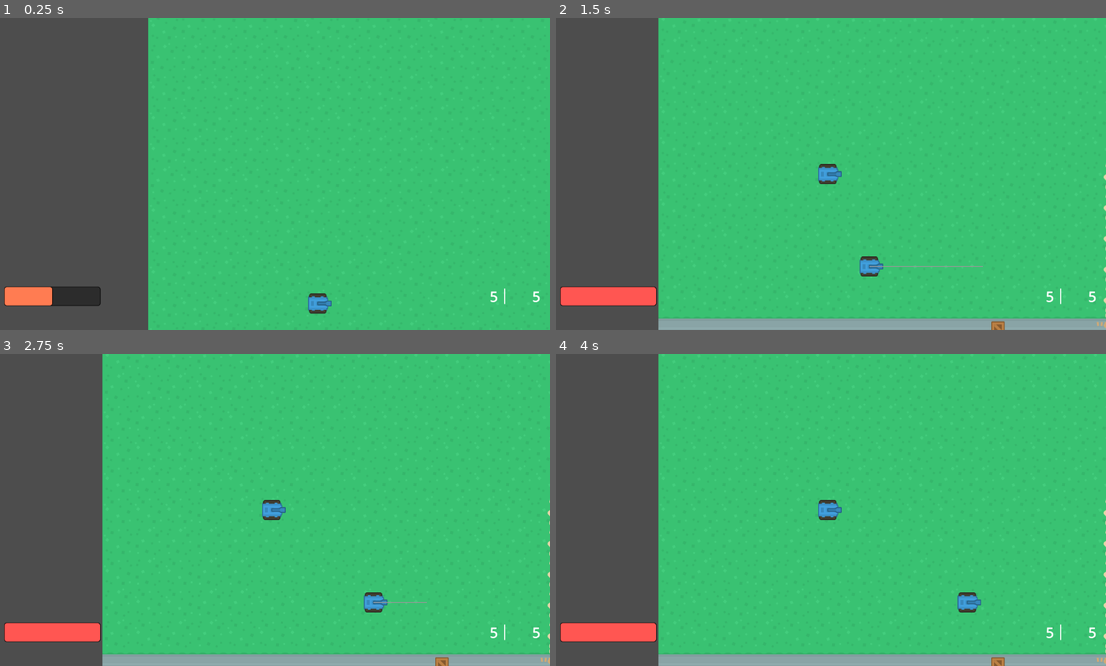
Above: before the commit, frames 1-4 (two rows, left to right).
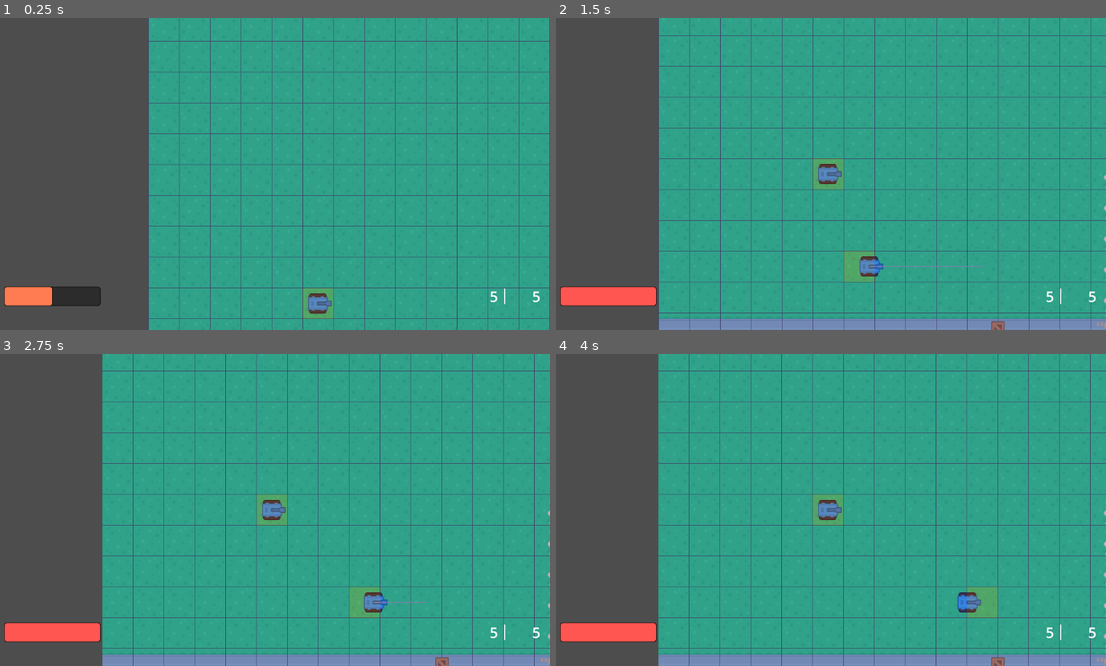
Above: after the commit, the same moments.

Repository: BrianMosbeux/Steel_Storm
Game: Godot game, scene res://scenes/main.tscn
The game is run twice, just before and just after one commit, with the same random seed, the same clock (stepped at 60 frames per second) and the same inputs.
Inputs:
- Up to frame 1 (0.25 s): no input
- Up to frame 2 (1.5 s): no input
- Up to frame 3 (2.75 s): no input
- Up to frame 4 (4 s): no input

The runs differ from the first frame. In frame 1, 73% of the frame differs, in the area x 26-100%, y 0-100%; in frame 2, 81%; in frame 3, 81%, in the area x 18-100%, y 0-100%; in frame 4, 81%.

Commit message:
Create a grid of ColorRect in PathFinding scene to check if a Astargrid2s point is set a solid or not (astar_grid.set_point_solid())
Loop through the tilemap used_cells of layer 0 and draw a rectangle in each tile position
Each colorrect is then referenced in a grid_rect dict variable. dict keys are the map position of each tile in the tilemap (0,0; 0,1; 0,2, ...)
Each the the update_navigation_map() function is called (in _physic_process):
Loop through the grid_rect dict and set the corresponding astargrid point as taversible (solid = false)
also set each grid_rect (grid_rects[i]) color as enable
Loop through all the nodes in group obstacle and do the oposite

Diff:
--- a/scenes/main.tscn
+++ b/scenes/main.tscn
@@ -15,7 +15,8 @@
 [sub_resource type="TileSetAtlasSource" id="TileSetAtlasSource_fwfdd"]
 resource_name = "Ground"
 texture = ExtResource("9_hld7e")
-texture_region_size = Vector2i(64, 64)
+separation = Vector2i(1, 1)
+texture_region_size = Vector2i(63, 63)
 1:0/0 = 0
 1:0/0/terrain_set = 0
 1:0/0/terrain = 0
--- a/scenes/path_finding.tscn
+++ b/scenes/path_finding.tscn
@@ -4,3 +4,6 @@
 
 [node name="PathFinding" type="Node2D"]
 script = ExtResource("1_8xved")
+should_display_grid = true
+
+[node name="Grid" type="Node2D" parent="."]
--- a/scripts/path_finding.gd
+++ b/scripts/path_finding.gd
@@ -1,29 +1,51 @@
 extends Node2D
 class_name PathFinding
 
+
+@export var enabled_color: Color = Color("0000ff55")
+@export var disabled_color: Color = Color("c11f3658")
+@export var should_display_grid: bool = false
+
+var grid_rects := {}
 var tile_map: TileMap
 var astar_grid = AStarGrid2D.new()
 var half_cell_size: Vector2
 
+
+@onready var grid = $Grid
+
+
 func _physics_process(delta):
 	update_navigation_map()
-
 
 func create_astar_grid_2d(tile_map: TileMap):
 	self.tile_map = tile_map
 	astar_grid.region = tile_map.get_used_rect()
+	print(astar_grid.region)
 	#print(astar_grid.region)
 	astar_grid.cell_size = tile_map.tile_set.tile_size
 	half_cell_size = astar_grid.cell_size / 2
 	astar_grid.diagonal_mode = AStarGrid2D.DIAGONAL_MODE_ONLY_IF_NO_OBSTACLES
 	astar_grid.update()
-
-
-			#print(astar_grid.get_point_position(Vector2i(x,y)))
+	var tiles = tile_map.get_used_cells(0)
+	if should_display_grid:
+		for tile in tiles:
+			var rect = ColorRect.new()
+			grid.add_child(rect)
+			grid_rects[tile] = rect
+			rect.modulate = Color(1, 1, 1, 0.5)
+			rect.color = enabled_color
+			rect.mouse_filter = Control.MOUSE_FILTER_IGNORE
+			rect.size = astar_grid.cell_size
+			rect.position = tile_map.map_to_local(tile) - half_cell_size
 
 func update_navigation_map():
-	create_astar_grid_2d(tile_map)
+	#create_astar_grid_2d(tile_map)
 	var region_size = astar_grid.region.size
+	for i in grid_rects:
+		astar_grid.set_point_solid(i, false)
+		if should_display_grid:
+			grid_rects[i].color = enabled_color
 	var obstacles = get_tree().get_nodes_in_group("obstacles")
 	#print(obstacles)
 	#for x in region_size.x:
@@ -36,6 +58,10 @@
 		if obstacle is CharacterBody2D:
 			var tile_coord = tile_map.local_to_map(obstacle.collision_shape_2d.global_position)
 			astar_grid.set_point_solid(tile_coord, true)
+			if should_display_grid:
+				grid_rects[tile_coord].color = disabled_color
+			#draw_rect(Rect2i(tile_map.map_to_local(tile_coord), astar_grid.cell_size), disabled_color, true)
+
 
 
 
